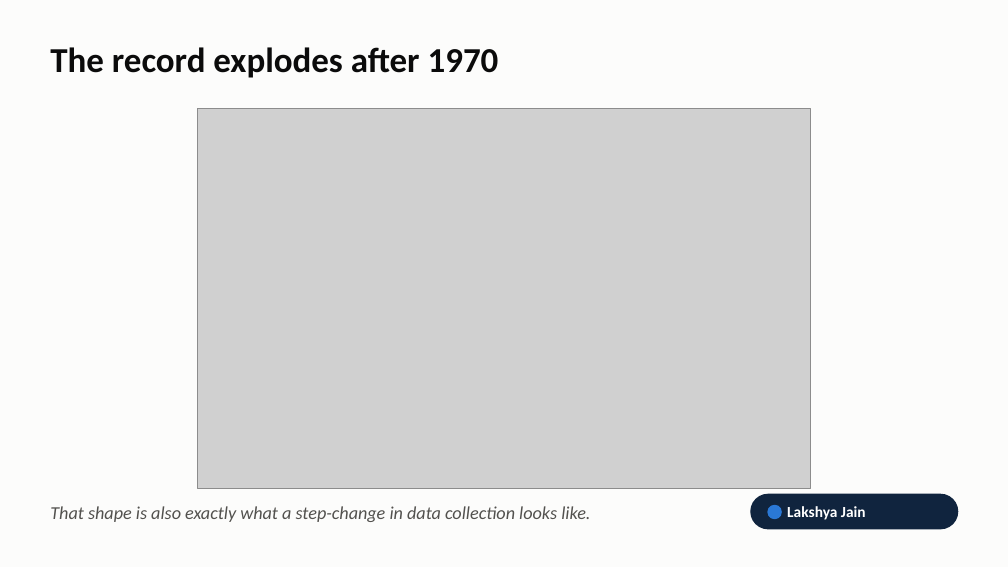
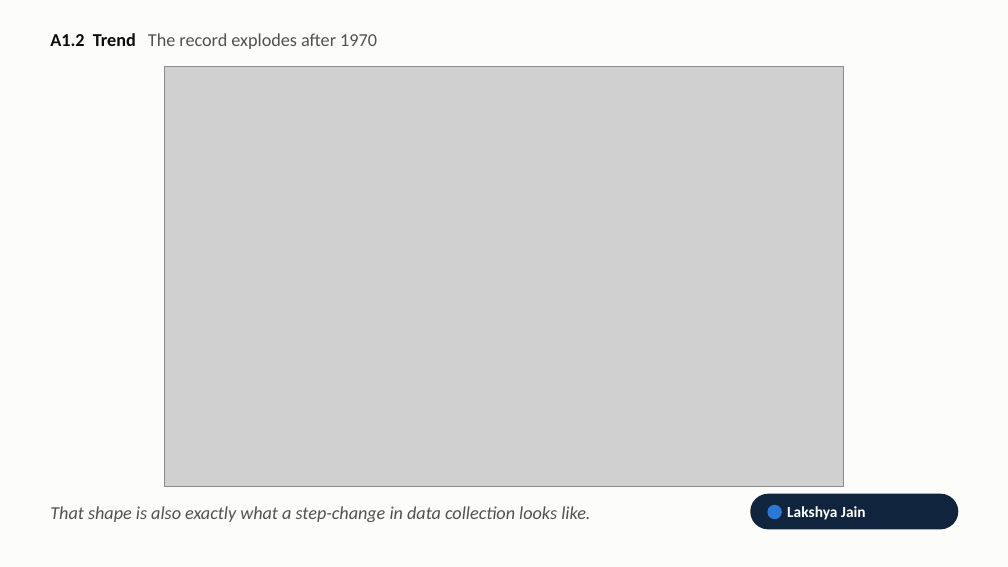
Before and after one commit to kalpitphogat/Dv_Assignment_1, a slide deck: slide 5 of slides/DAS732_A1_Video_Demo.pptx. Drawn at 1008x567 pixels with LibreOffice and Linux fonts; fonts in the diff are those of the drawing; grey boxes stand for pictures. Boxes give left, top, right and bottom in pixels: in the first picture for what was removed or moved away, otherwise in the second. Text is boxed around its words. In the diff, an @@ line names an element or a change of style, - is before the commit and + after.

```diff
--- a/slides/DAS732_A1_Video_Demo.pptx
+++ b/slides/DAS732_A1_Video_Demo.pptx
@@ text at (50, 33, 377, 49): text changed; size 25 to 13 pt; text colour #0B0B0B to #52514E; bold off @@
-The record explodes after 1970
+A1.2 Trend The record explodes after 1970
@@ picture: place and size @@
-picture at (198, 109, 811, 489)
+picture at (164, 67, 843, 487)
```
Also in this commit, not shown: 11 other slides changed, 24 other files.
